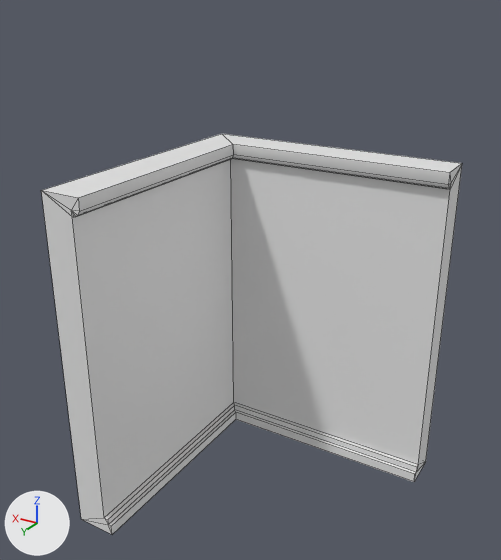
The FBX model Assets/Models/Box_Office/SM_Wall_Foyer_Corner.fbx, before and after one commit.
One viewpoint serves both versions: a camera (50 mm lens) standing at (-3.76, 5.72, 4.37) and looking at (-1.05, 1.2, 2.11). The lights are fixed; the arrows at lower left show +X, +Y and +Z. The picture after the commit comes second. Mesh edges are drawn as thin lines. Where no turn or scale is listed for an object, it has been applied to the vertices.

The scene before the commit, as lines of its bpy script (objects in view):
```python
me_cube_386 = bpy.data.meshes.new('Cube.386')
me_cube_386.from_pydata(...)  # 41 vertices, 50 faces; spans x -2.36..0.0, y 0.0..2.36, z 0.0..3.0
# faces by material slot: [4, 46]
me_cube_386.materials.append(mat_papel_perede)  # its picture is missing
me_cube_386.materials.append(mat_trim)  # its picture is missing
ob_sm_wall_foyer_corner = bpy.data.objects.new('SM_Wall_Foyer_Corner', me_cube_386)
ob_sm_wall_foyer_corner.location = (0.0, 0.0, 0.0)
```
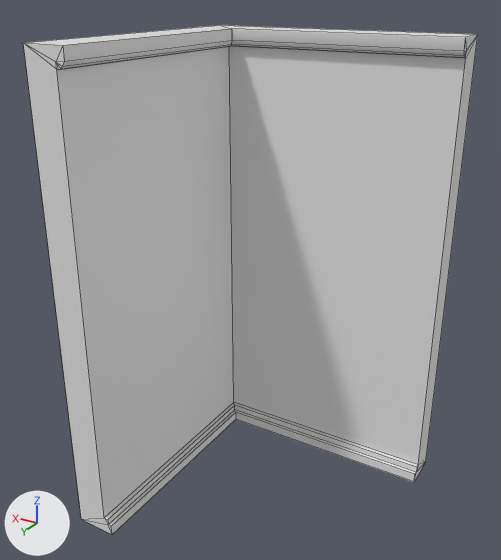
Patch to the scene script:
```diff
--- a/Assets/Models/Box_Office/SM_Wall_Foyer_Corner.fbx.py
+++ b/Assets/Models/Box_Office/SM_Wall_Foyer_Corner.fbx.py
@@ me_cube_386 @@
 # used by ob_sm_wall_foyer_corner; location = (0.0, 0.0, 0.0)
-me_cube_386.from_pydata(...)  # 41 vertices, 50 faces; spans x -2.36..0.0, y 0.0..2.36, z 0.0..3.0
+me_cube_386.from_pydata(...)  # 41 vertices, 50 faces; spans x -2.36..0.0, y 0.0..2.36, z 0.0..4.0
+# me_cube_386 part 1: all 23 vertices in x -2.36..0.0, y 0.0..2.36, z 2.85..3.0 are moved by (0.0, 0.0, 1.0)
 me_cube_386.materials.append(mat_papel_perede)
```

Changed parts and their boxes [x1, y1, x2, y2] in the pictures (501 x 560 px; the box of a moved part takes in the faces that stretch with it):
'SM_Wall_Foyer_Corner', reshaped (8% wider, 27% taller): before [41, 134, 462, 534]; after [23, 25, 478, 534]
part 1 of me_cube_386, moved or reshaped: before [41, 134, 462, 447]; after [23, 25, 478, 447]
